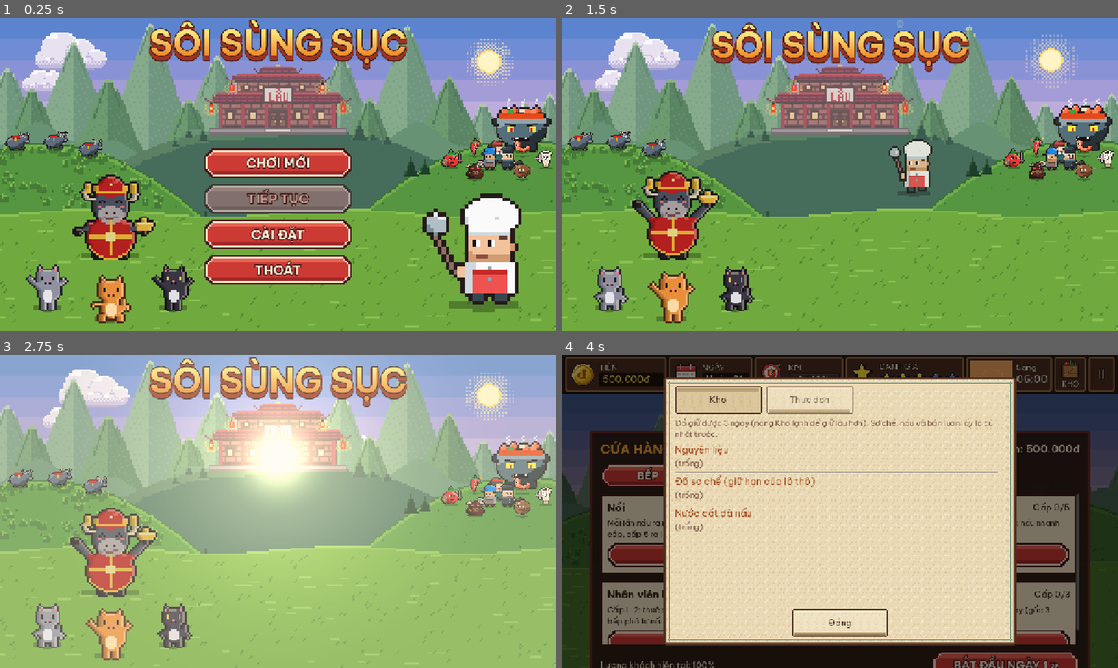
Above: before the commit, frames 1-4 (two rows, left to right).
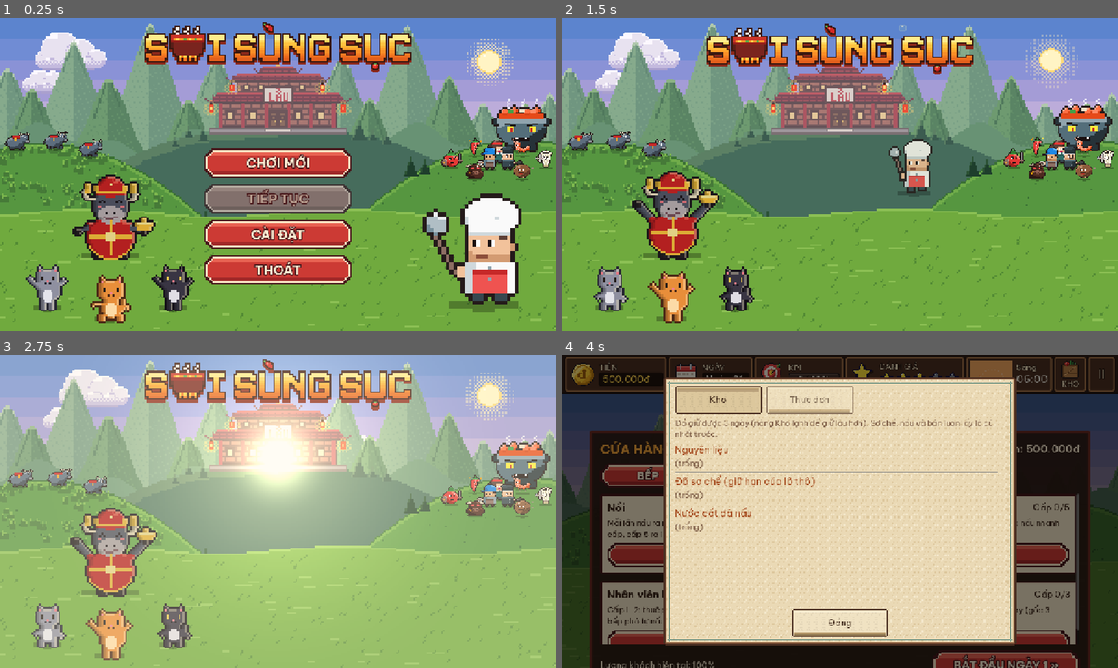
Above: after the commit, the same moments.

Repository: Znoywho/HotPot_SUNSUT
Game: Godot game, scene res://scenes/main_menu/main_menu.tscn
Two runs of this game, one before a commit and one after it. Both use one fixed random seed, a clock stepped at 60 frames per second and the inputs below.
Inputs (mouse positions are in pixels of both pictures, inside the frame that each line leads up to):
- Up to frame 1 (0.25 s): no input
- Up to frame 2 (1.5 s): click "CHƠI MỚI" at 0.5 s; move the mouse to (962, 158) at 1.27 s; click (962, 158) at 1.42 s
- Up to frame 3 (2.75 s): drag from (166, 527) to (250, 574) at 2.02 s
- Up to frame 4 (4 s): move the mouse to (895, 442) at 2.77 s; click (895, 442) at 2.92 s; click "!" at 3.5 s

The runs differ from the first frame. In frame 1, 4.7% of the frame differs, in the area x 26-74%, y 0-18%; in frame 2, 4.7%; in frame 3, 4.7%; in frame 4, nothing differs.

Commit message:
Logo pixel mập (Ô = nồi lẩu, dấu huyền = ớt, dấu nặng = cà chua) có ánh kim lướt qua chữ; tool tools/make_title_logo.py

Diff:
--- a/scenes/main_menu/main_menu.gd
+++ b/scenes/main_menu/main_menu.gd
@@ -21,8 +21,8 @@
 	["cat_dance_orange", Vector2(24, 28), Vector2(41, 39), 1.0, 1.0, 0],
 ]
 const DANCE_GROUP_SIZE := Vector2(84, 40) ## Khung cả đội (điểm ảnh ở tỉ lệ 1), đáy = chân con đứng trước.
-const TITLE_SHADER := preload("res://scenes/main_menu/title_gradient.gdshader")
-const TITLE_OUTLINE := Color("2b1a14")
+const TITLE_TEXTURE := preload("res://assets/sprites/scenery/title_pixel.png") ## Logo pixel (tools/make_title_logo.py).
+const TITLE_SHINE := preload("res://scenes/main_menu/title_shine.gdshader")
 const BUFFALO := preload("res://assets/sprites/characters/mount_buffalo.png") ## Trâu (thú cưỡi) có sẵn, nhìn sang phải.
 const LAND_SIZE := Vector2(432, 180) ## Cỡ ảnh phong cảnh (điểm ảnh, rộng hơn 16:9 cho màn điện thoại); toạ độ nhân vật trên đồi tính theo ảnh này.
 const SUN := preload("res://assets/sprites/scenery/sun.png")
@@ -54,7 +54,6 @@
 const BOSS_SCALE := 2.6 ## Boss to gấp chừng này quái thường cho nổi bật.
 const STAFF_LUNGE := 28.0 ## Nhân viên lao tới chừng này px (ở cỡ gốc) khi chặt quái.
 const PIXEL := 4.0 ## 1 điểm ảnh của bộ phong cảnh = 4 px màn hình (nền 320x180 trên 1280x720).
-const BOLD_FONT := preload("res://assets/fonts/BeVietnamPro-Bold.ttf")
 const RESTAURANT_DOOR := Vector2(216, 66) ## Cửa quán trên đỉnh núi (điểm ảnh phong cảnh): đầu bếp chạy về đây khi vào game.
 const CHEF_FAR_SCALE := 0.25 ## Chạy tới cửa quán thì đầu bếp nhỏ còn chừng này (đi xa dần).
 const DOOR_LEFT_LEAF := Vector2(211, 54) ## Góc trái trên cánh cửa trái (điểm ảnh phong cảnh), cánh phải nằm ngay bên phải.
@@ -69,11 +68,7 @@
 const FADE_SECONDS := 1.0 ## Ánh sáng tràn ra phủ kín màn rồi mới vào game.
 const FLASH_COLOR := Color("fff4d6") ## Màu ánh sáng tràn màn khi vào quán (cửa hàng tan dần từ màu này).
 
-@export var title_text := "SÔI SÙNG SỤC"
-@export var title_font_size := 80
-@export var title_color := Color("f08a2c") ## Màu nửa dưới chữ logo.
-@export var title_color_top := Color("ffe27a") ## Màu nửa trên chữ logo (chuyển dần xuống title_color).
-@export var title_extrude_color := Color("9c3322") ## Khối nổi 3D dưới chữ.
+@export var title_scale := 3 ## Phóng logo pixel số nguyên lần để điểm ảnh không méo.
 @export var chef_scale := 2.2 ## Đầu bếp gốc 128px, nhân thêm chừng này.
 @export_range(0.0, 1.0) var chef_x_ratio := 0.87 ## Vị trí đầu bếp theo bề ngang màn hình.
 @export_range(0.0, 1.0) var chef_feet_ratio := 0.94 ## Chân đầu bếp theo bề dọc màn hình.
@@ -578,31 +573,19 @@
 	tween.tween_callback(monster.set_meta.bind("hp", MONSTER_HP))
 
 
-## Logo: chữ to tô dải màu vàng sang cam (shader theo chiều dọc chữ), viền nâu đậm, khối nổi 3D đỏ sẫm
-## phía dưới; bong bóng sủi từ đỉnh chữ bay lên vỡ (sôi sùng sục); cả logo nhấp nhô nhẹ.
+## Logo pixel mập "SÔI SÙNG SỤC" (Ô = nồi lẩu, dấu huyền = ớt, dấu nặng = cà chua) có ánh kim lướt qua chữ
+## (title_shine.gdshader); bong bóng sủi từ đỉnh chữ bay lên vỡ (sôi sùng sục); cả logo nhấp nhô nhẹ.
 func _build_title() -> void:
-	var logo := Control.new()
+	var logo := TextureRect.new()
+	logo.texture = TITLE_TEXTURE
+	logo.expand_mode = TextureRect.EXPAND_IGNORE_SIZE
+	logo.texture_filter = CanvasItem.TEXTURE_FILTER_NEAREST
 	logo.mouse_filter = MOUSE_FILTER_IGNORE
+	var material := ShaderMaterial.new()
+	material.shader = TITLE_SHINE
+	logo.material = material
 	add_child(logo)
-	var depth := int(title_font_size * 0.12) # bề dày khối nổi
-	var shadow := _make_title_label(TITLE_OUTLINE, 12) # viền tối ôm cả khối nổi
-	shadow.position.y = depth + 2
-	logo.add_child(shadow)
-	for i in range(depth, 0, -1): # khối nổi: các lớp đỏ sẫm chồng dần lên tới chữ
-		var back := _make_title_label(title_extrude_color, 10, title_extrude_color)
-		back.position.y = i
-		logo.add_child(back)
-	var front := _make_title_label(Color.WHITE, 8)
-	var material := ShaderMaterial.new()
-	material.shader = TITLE_SHADER
-	material.set_shader_parameter("top_color", title_color_top)
-	material.set_shader_parameter("bottom_color", title_color)
-	material.set_shader_parameter("outline_color", TITLE_OUTLINE)
-	front.material = material
-	logo.add_child(front)
-	var text_size := front.get_minimum_size()
-	material.set_shader_parameter("grad_from", text_size.y * 0.28)
-	material.set_shader_parameter("grad_to", text_size.y * 0.78)
+	var text_size := TITLE_TEXTURE.get_size() * title_scale
 	logo.size = text_size
 	logo.position = Vector2((get_viewport_rect().size.x - text_size.x) / 2.0, 6.0)
 	logo.pivot_offset = text_size / 2.0
@@ -616,18 +599,6 @@
 	bubbles.timeout.connect(_spawn_title_bubble.bind(logo, text_size))
 	add_child(bubbles)
 	bubbles.start()
-
-
-func _make_title_label(color: Color, outline: int, outline_color := TITLE_OUTLINE) -> Label:
-	var label := Label.new()
-	label.text = title_text
-	label.add_theme_font_override("font", BOLD_FONT)
-	label.add_theme_font_size_override("font_size", title_font_size)
-	label.add_theme_color_override("font_color", color)
-	label.add_theme_color_override("font_outline_color", outline_color)
-	label.add_theme_constant_override("outline_size", outline)
-	label.mouse_filter = MOUSE_FILTER_IGNORE
-	return label
 
 
 ## Bong bóng kem nhỏ nổi lên từ đỉnh chữ, lắc nhẹ, phồng rồi vỡ (nằm sau chữ).
--- a/scenes/main_menu/title_gradient.gdshader
+++ /dev/null
@@ -1,24 +0,0 @@
-shader_type canvas_item;
-// Tô chữ logo dải màu theo chiều dọc (vàng trên, cam dưới); viền chữ giữ nguyên màu viền.
-// grad_from / grad_to: toạ độ y (px trong Label) nơi dải màu bắt đầu / kết thúc.
-
-uniform vec4 top_color : source_color = vec4(1.0, 0.88, 0.45, 1.0);
-uniform vec4 bottom_color : source_color = vec4(0.95, 0.5, 0.15, 1.0);
-uniform vec4 outline_color : source_color = vec4(0.17, 0.1, 0.08, 1.0);
-uniform float grad_from = 20.0;
-uniform float grad_to = 70.0;
-
-varying float local_y;
-
-void vertex() {
-	local_y = VERTEX.y;
-}
-
-void fragment() {
-	vec4 tex = texture(TEXTURE, UV);
-	// Lượt vẽ viền có COLOR = màu viền; lượt vẽ chữ có COLOR = trắng (font_color).
-	bool is_outline = distance(COLOR.rgb, outline_color.rgb) < 0.05;
-	float t = clamp((local_y - grad_from) / max(grad_to - grad_from, 1.0), 0.0, 1.0);
-	vec3 fill = mix(top_color.rgb, bottom_color.rgb, t);
-	COLOR = vec4(is_outline ? COLOR.rgb : fill, tex.a * COLOR.a);
-}
--- /dev/null
+++ b/scenes/main_menu/title_shine.gdshader
@@ -0,0 +1,26 @@
+shader_type canvas_item;
+// Ánh kim chạy qua logo pixel: một dải sáng xiên lướt từ trái sang phải rồi nghỉ, lặp lại.
+// Chỉ phủ lên phần ruột chữ (màu sáng), không phủ viền nâu / bóng đỏ; dải sáng bám theo lưới điểm ảnh.
+
+uniform float period = 3.5;      // giây cho một vòng (lướt + nghỉ)
+uniform float sweep = 0.9;       // giây dải sáng chạy hết logo
+uniform float band_width = 0.03; // nửa bề rộng dải sáng (theo bề ngang logo)
+uniform float slant = 0.35;      // độ xiên của dải sáng
+uniform float strength = 0.6;    // độ sáng cộng thêm ở lõi dải
+
+void fragment() {
+	vec4 tex = texture(TEXTURE, UV);
+	// Bám lưới điểm ảnh của ảnh gốc để dải sáng cũng vuông vức như pixel art.
+	vec2 px = floor(UV / TEXTURE_PIXEL_SIZE) * TEXTURE_PIXEL_SIZE;
+	float t = mod(TIME, period) / sweep;                       // > 1: đang nghỉ
+	float center = mix(-band_width - slant, 1.0 + band_width, t);
+	float d = abs(px.x + px.y * slant - center);
+	// Lõi sáng mảnh + quầng mờ hai bên (giống vệt sáng trên kim loại).
+	float core = 1.0 - step(band_width * 0.35, d);
+	float halo = (1.0 - smoothstep(band_width * 0.35, band_width, d)) * 0.45;
+	float band = max(core, halo);
+	float lum = dot(tex.rgb, vec3(0.299, 0.587, 0.114));
+	float is_fill = step(0.55, lum);                            // ruột chữ sáng; viền / bóng tối thì bỏ qua
+	float glint = (t <= 1.0) ? band * is_fill * strength : 0.0;
+	COLOR = vec4(tex.rgb + vec3(glint), tex.a);
+}
Binary file added: assets/sprites/scenery/title_pixel.png
Not shown, added: assets/sprites/scenery/title_pixel.png.import
Not shown, removed: scenes/main_menu/title_gradient.gdshader.uid
Not shown, added: scenes/main_menu/title_shine.gdshader.uid
